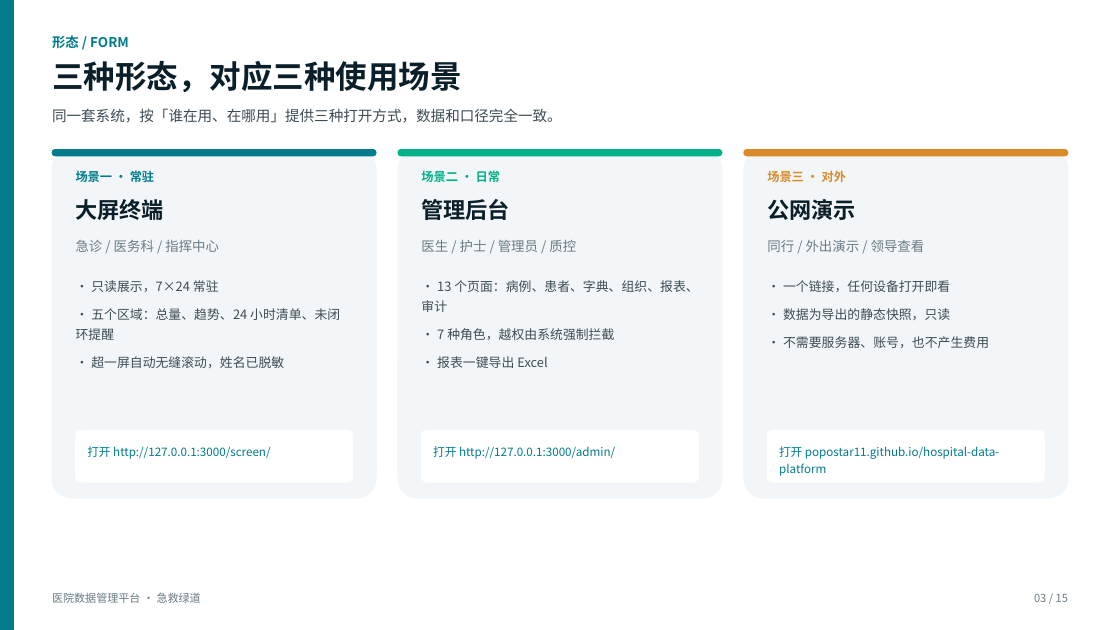
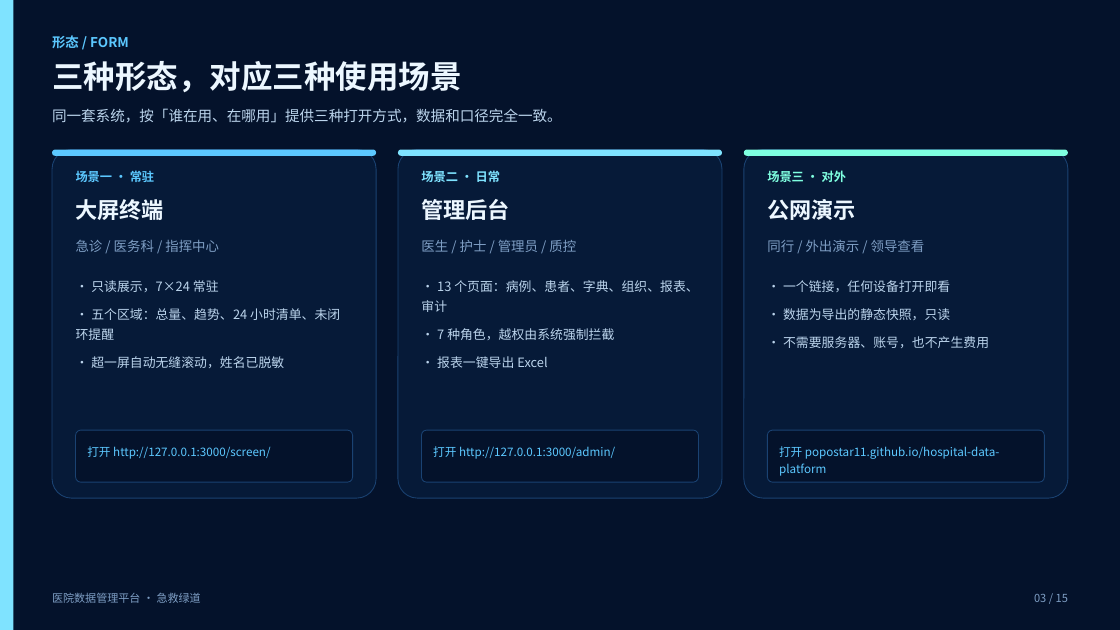
Before and after one commit to popostar11/hospital-data-platform, a slide deck: slide 3 of docs/ppt/医院数据管理平台-项目汇报.pptx. Drawn at 1120x630 pixels with LibreOffice and Linux fonts; fonts in the diff are those of the drawing. Boxes give left, top, right and bottom in pixels: in the first picture for what was removed or moved away, otherwise in the second. Text is boxed around its words. In the diff, an @@ line names an element or a change of style, - is before the commit and + after.

Commit message:
style(ppt): 两份演示稿改用大屏同色系（深色）
配色不再借用参考稿的青绿，改为直接取大屏自身的样式令牌：
  --c-bg-deep #02091A / --c-bg #04122B / 面板叠底 #08224A
  --c-line 柔和化 #1A4272 / --c-cyan #7FE3FF / --c-value #7FFFE0
  --c-text #DCEFFF / --c-text-dim #8FB4DC

改动范围：
- 两份脚本都改为令牌化配色，并支持 --light 切回浅色（便于打印）
- 内容页显式铺一层底色（深色主题必需），卡片加描边、表格换深色表头
- 深色底让大屏与后台截图与版面融为一体，比浅色底更贴合产品

顺带修掉两处构建脚本缺陷：
- band() 的两处调用误把「段落字典」当「run 列表」传入（KeyError: 't'）
- build-ppt.py 缺 import sys，且全局字符串替换误伤了调色板定义本身
  （出现 LABEL_ON_DARK = LABEL_ON_DARK 之类自引用）

验收：两份均为 16:9、0 个形状越界、check_office 结构与内容断言通过、渲染无缺字。

```diff
--- a/docs/ppt/医院数据管理平台-项目汇报.pptx
+++ b/docs/ppt/医院数据管理平台-项目汇报.pptx
@@ rectangle at (0, 0, 13, 630): fill #027C8C to #7FE3FF; outline #027C8C 0.75 pt to none @@
@@ rectangle added at (0, 0, 1120, 630), fill #04122B @@
@@ rounded rectangle at (52, 150, 376, 155): fill #027C8C to #5CC8FF; outline #027C8C 0.75 pt to none @@
@@ rounded rectangle at (398, 150, 723, 155): fill #02B08A to #7FE3FF; outline #02B08A 0.75 pt to none @@
@@ text "场景二 · 日常" at (421, 170, 500, 182): text colour #02B08A to #7FE3FF @@
@@ fill #F2F6F8 to #061A38; outline #F2F6F8 0.75 pt to #1A4272 0.75 pt in 3 elements at (52, 150, 376, 498), (398, 150, 723, 498), (744, 150, 1069, 498) @@
@@ rounded rectangle at (744, 150, 1069, 155): fill #D98B2B to #7FFFE0; outline #D98B2B 0.75 pt to none @@
@@ text "场景三 · 对外" at (767, 170, 846, 182): text colour #D98B2B to #7FFFE0 @@
@@ text colour #0B1F2A to #ECF7FF in 4 elements at (52, 61, 462, 92), (76, 199, 164, 220), (421, 199, 509, 220), (767, 199, 855, 220) @@
@@ text colour #6B7C85 to #7E9EC4 in 5 elements at (52, 593, 201, 603), (1034, 594, 1068, 602), (76, 240, 219, 252), (421, 240, 576, 252), (767, 240, 925, 252) @@
@@ text colour #3D4C55 to #BBD4EC in 4 elements at (52, 108, 562, 123), (76, 280, 340, 368), (421, 280, 698, 368), (783, 280, 989, 348) @@
@@ fill #FFFFFF to #04122B; outline #FFFFFF 0.75 pt to #1A4272 0.75 pt in 3 elements at (76, 430, 353, 482), (422, 430, 699, 482), (768, 430, 1045, 482) @@
@@ text colour #027C8C to #5CC8FF in 5 elements at (52, 35, 129, 48), (76, 170, 154, 182), (87, 446, 270, 459), (433, 446, 615, 459), (779, 446, 999, 476) @@
```
Also in this commit, not shown: 14 other slides changed, 3 other files.
